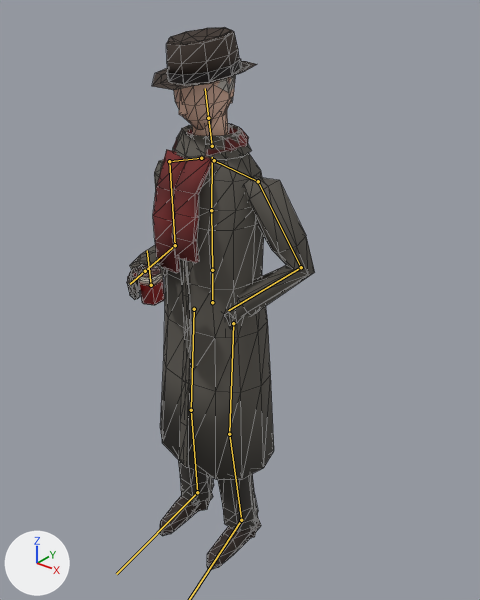
Renders of the glTF model site/public/models/people_man_older.lite.glb from each side of a commit.
Before and after are seen from a 50 mm lens placed at (1.262, -1.452, 1.885), pointed at (0.071, 0.037, 0.962). The lights are fixed; the arrows at lower left show +X, +Y and +Z. The picture after the commit comes second. Both versions are drawn at frame 60 of the action 'idle'; the numbers are the values there. The bones that change, and the others that lie on the model, are drawn over the model as lines. Mesh edges are drawn as thin lines.

In view in the first picture: 'body', 'mug'.
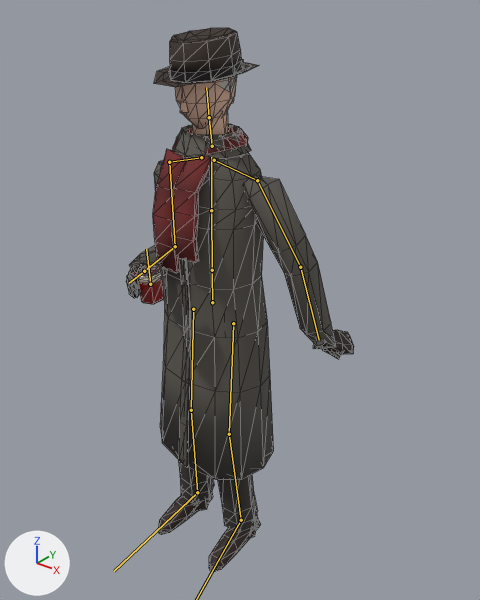
The change, as a diff of the scene's bpy script:
```diff
--- a/site/public/models/people_man_older.lite.glb.py
+++ b/site/public/models/people_man_older.lite.glb.py
@@ bone_chest @@
 bone_chest = bpy.data.objects['people_man_older'].pose.bones['chest']  # child of 'spine'
-bone_chest.rotation_quaternion = (1.0, 0.007, 0.0, -0.005)  # degrees (1, 0, -1)
+bone_chest.rotation_quaternion = (1.0, 0.0, 0.0, 0.0)  # degrees (0, 0, 0)
@@ bone_forearm_l @@
 bone_forearm_l = bpy.data.objects['people_man_older'].pose.bones['forearm.L']  # child of 'upperarm.L'
-bone_forearm_l.rotation_quaternion = (0.801, 0.572, 0.0, -0.178)  # degrees (69, 12, -17)
+bone_forearm_l.rotation_quaternion = (1.0, 0.0, 0.0, 0.0)  # degrees (0, 0, 0)
@@ bone_foot_l @@
 bone_foot_l = bpy.data.objects['people_man_older'].pose.bones['foot.L']  # child of 'shin.L'
-bone_foot_l.rotation_quaternion = (0.999, 0.026, 0.005, -0.025)  # degrees (3, 1, -3)
+bone_foot_l.rotation_quaternion = (1.0, 0.0, 0.0, 0.0)  # degrees (0, 0, 0)
@@ bone_foot_r @@
 bone_foot_r = bpy.data.objects['people_man_older'].pose.bones['foot.R']  # child of 'shin.R'
-bone_foot_r.rotation_quaternion = (1.0, 0.006, -0.007, 0.024)  # degrees (1, -1, 3)
+bone_foot_r.rotation_quaternion = (1.0, 0.0, 0.0, 0.0)  # degrees (0, 0, 0)
```

Pixel boxes [x1, y1, x2, y2] of what changed, in the pictures (480 x 600 px):
'body', posed (21% wider): before [127, 27, 315, 570]; after [126, 28, 354, 572]
'mug', posed: before [134, 264, 165, 305]; after [127, 263, 164, 304]
bone 'chest', root to tip: before (211, 210) to (212, 157); after (211, 210) to (211, 157)
bone 'forearm.L', root to tip: before (301, 267) to (228, 310); after (300, 267) to (319, 340)
bone 'foot.R', root to tip: before (197, 492) to (116, 574); after (197, 492) to (114, 571)
